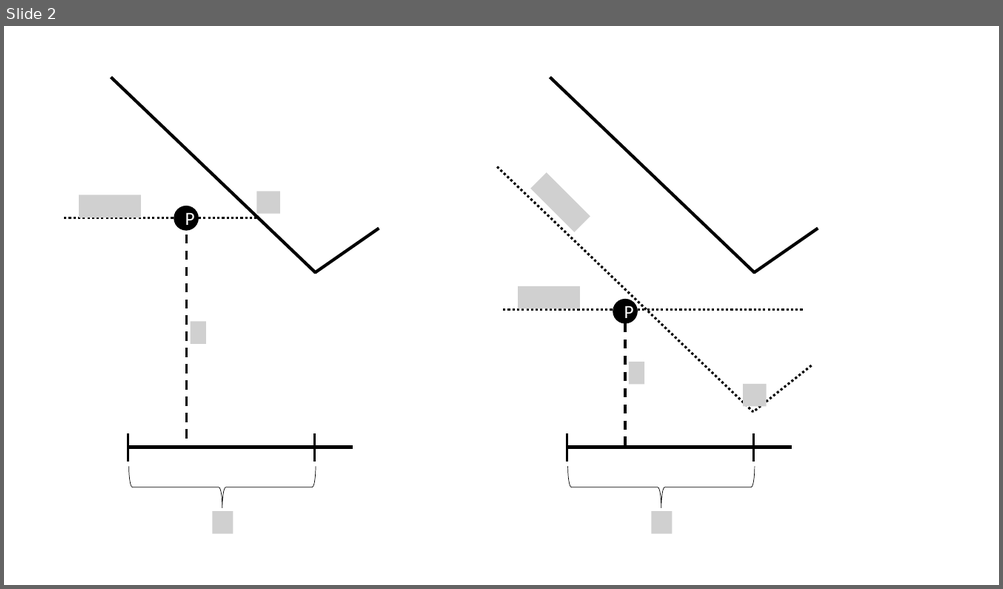
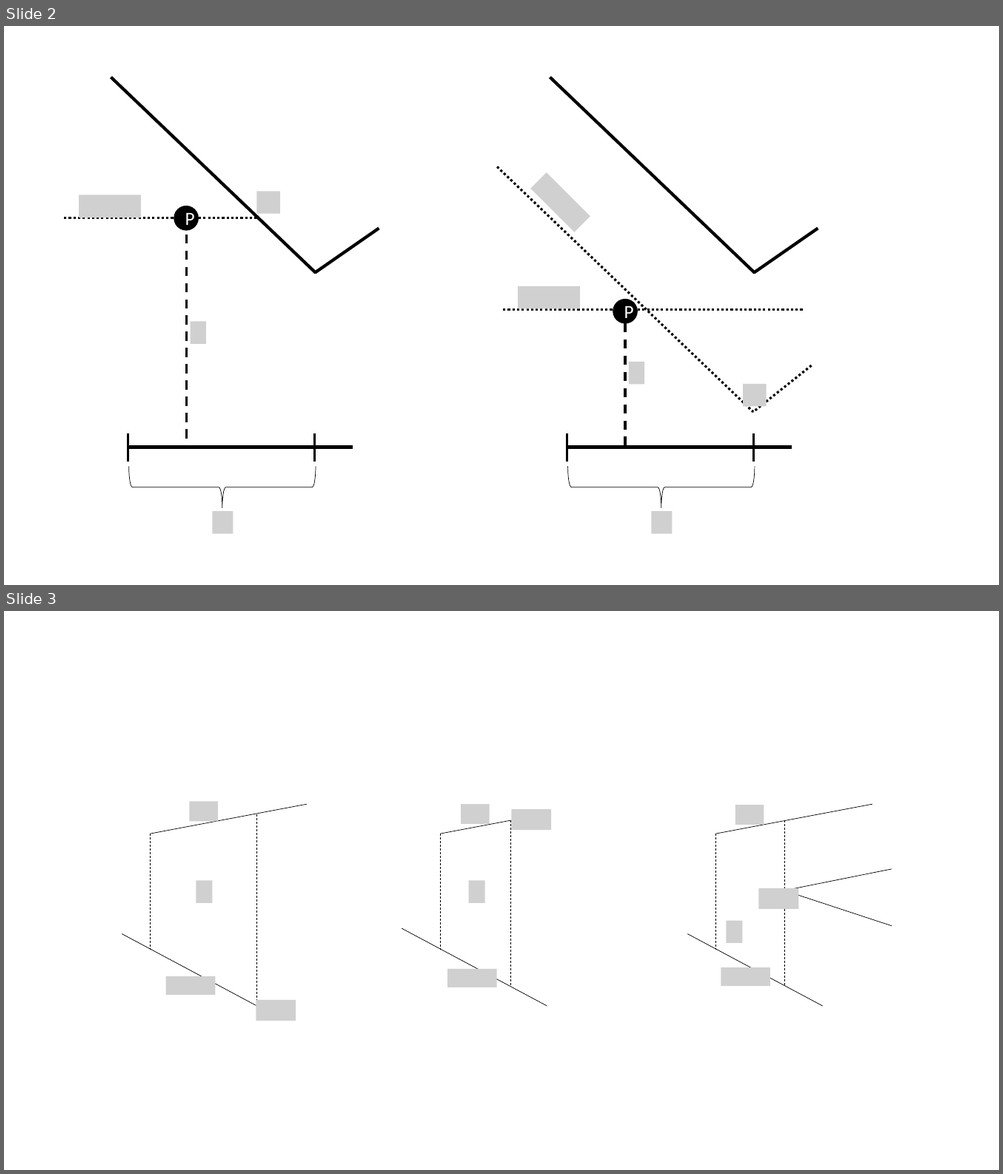
Before and after one commit to barakugav/FDML, a slide deck: figures.pptx. Shown one above the other, each under a label of ours: slide 2 before the commit, slides 2 and 3 after it. The pictures are 1003x589 and 1003x1174 pixels, drawn with LibreOffice and Linux fonts; fonts in the diff are those of the drawing; grey boxes stand for pictures. Boxes give left, top, right and bottom in pixels: in the first picture for what was removed or moved away, otherwise in the second. Text is boxed around its words. In the diff, an @@ line names an element or a change of style, - is before the commit and + after.

```diff
--- a/figures.pptx
+++ b/figures.pptx
@@ slide 3 added at (x1=4, y1=611, x2=999, y2=1170), background #FFFFFF @@
@@ line added from (151, 834) to (307, 804), #000000 0.5 pt @@
@@ picture added at (x1=189, y1=801, x2=217, y2=821) @@
@@ picture added at (x1=461, y1=804, x2=489, y2=824) @@
@@ picture added at (x1=512, y1=809, x2=551, y2=830) @@
@@ line added from (716, 834) to (873, 804), #000000 0.5 pt @@
@@ picture added at (x1=735, y1=805, x2=763, y2=825) @@
@@ line added from (257, 815) to (257, 1006), #000000 0.5 pt dashed @@
@@ line added from (441, 834) to (511, 820), #000000 0.5 pt @@
@@ line added from (511, 820) to (511, 987), #000000 0.5 pt dashed @@
@@ line added from (785, 820) to (785, 985), #000000 0.5 pt dashed @@
@@ line added from (151, 834) to (151, 951), #000000 0.5 pt dashed @@
@@ line added from (441, 834) to (441, 951), #000000 0.5 pt dashed @@
@@ line added from (716, 834) to (716, 951), #000000 0.5 pt dashed @@
@@ line added from (785, 891) to (892, 869), #000000 0.5 pt @@
@@ picture added at (x1=196, y1=880, x2=212, y2=903) @@
@@ picture added at (x1=469, y1=880, x2=485, y2=903) @@
@@ picture added at (x1=758, y1=889, x2=798, y2=909) @@
@@ line added from (785, 891) to (892, 925), #000000 0.5 pt @@
@@ picture added at (x1=726, y1=920, x2=743, y2=943) @@
@@ line added from (122, 934) to (257, 1006), #000000 0.5 pt @@
@@ line added from (401, 929) to (547, 1006), #000000 0.5 pt @@
@@ line added from (688, 934) to (822, 1006), #000000 0.5 pt @@
@@ picture added at (x1=166, y1=977, x2=215, y2=995) @@
@@ picture added at (x1=447, y1=969, x2=496, y2=988) @@
@@ picture added at (x1=721, y1=968, x2=770, y2=986) @@
@@ picture added at (x1=256, y1=1000, x2=296, y2=1022) @@
```
Also in this commit, not shown: 1 other slide added, 10 other files.
